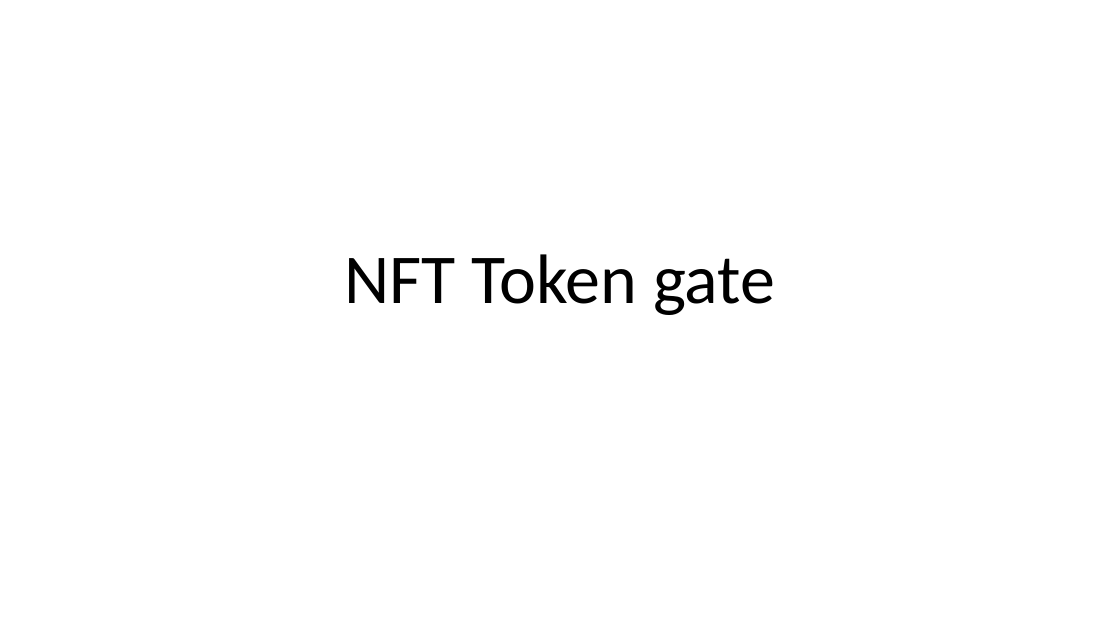
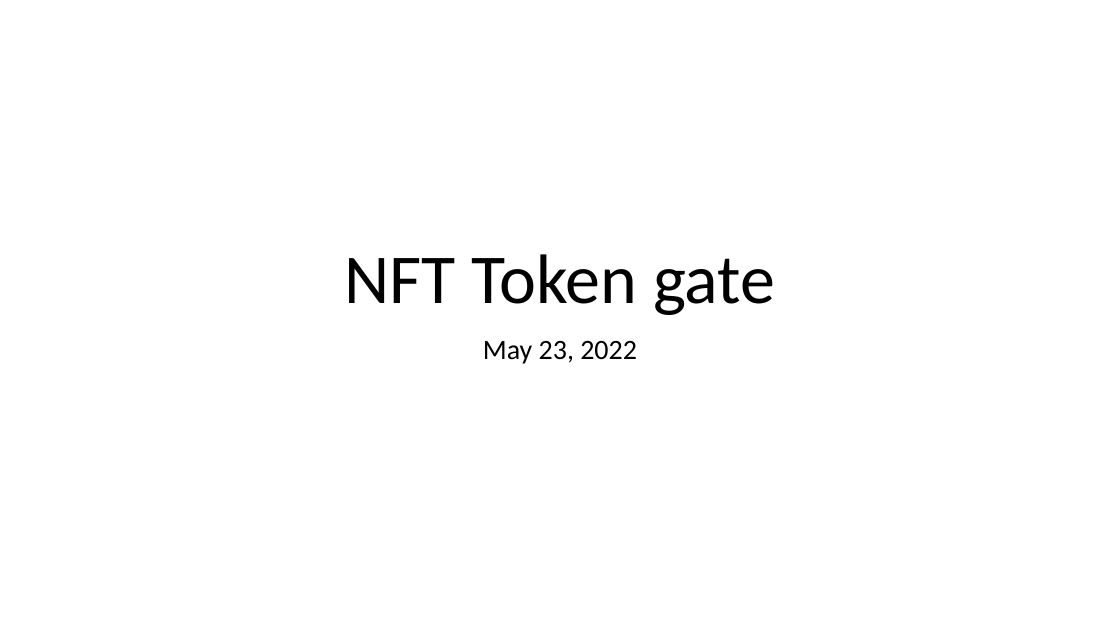
Before and after one commit to rhahn28/NFT_Marketplace_Resources, a slide deck: slide 1 of NEW UI 5-22-22.pptx. Drawn at 1120x630 pixels with LibreOffice and Linux fonts; fonts in the diff are those of the drawing. Boxes give left, top, right and bottom in pixels: in the first picture for what was removed or moved away, otherwise in the second. Text is boxed around its words. In the diff, an @@ line names an element or a change of style, - is before the commit and + after.

```diff
--- a/NEW UI 5-22-22.pptx
+++ b/NEW UI 5-22-22.pptx
@@ subtitle added at (x1=483, y1=341, x2=637, y2=364), 24 pt, text #000000 @@
+May 23, 2022
```
Also in this commit, not shown: 1 other file.
